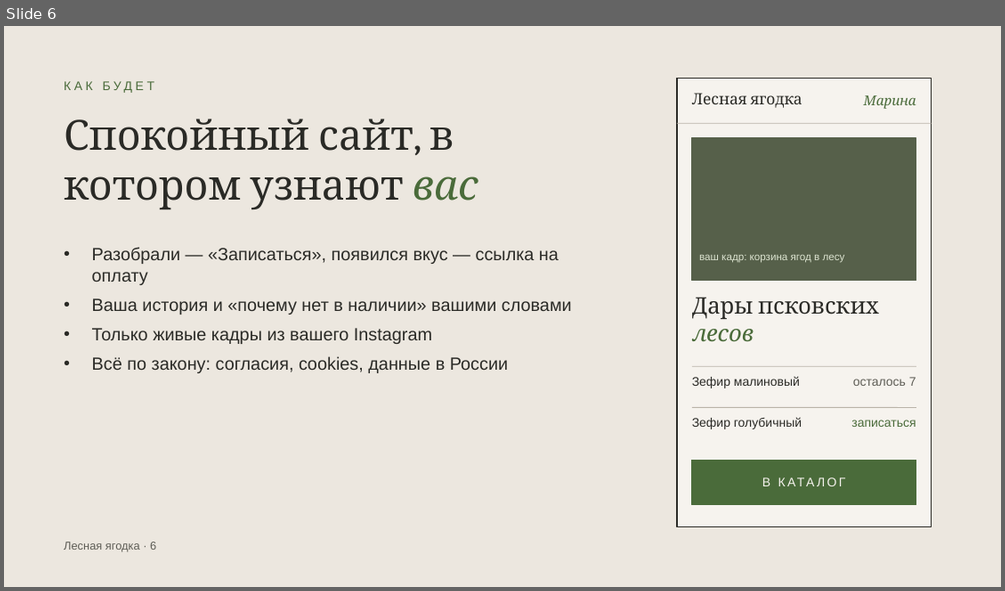
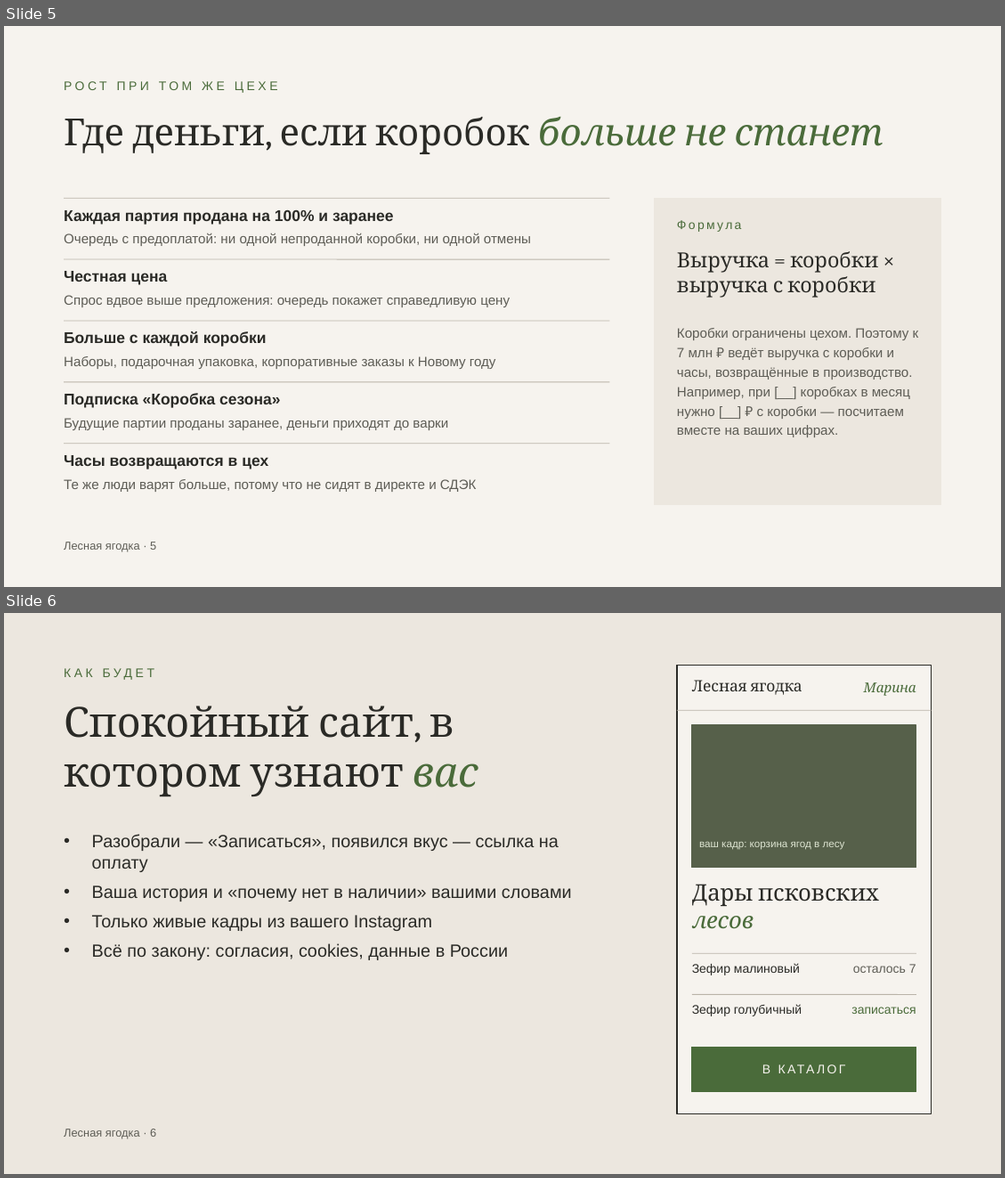
Before and after one commit to ellischment/svoya_ferma, a slide deck: docs/preview/lesnaya-yagodka-predlozhenie.pptx. Shown one above the other, each under a label of ours: slide 6 before the commit, slides 5 and 6 after it. The pictures are 1005x591 and 1005x1178 pixels, drawn with LibreOffice and Linux fonts; fonts in the diff are those of the drawing. Boxes give left, top, right and bottom in pixels: in the first picture for what was removed or moved away, otherwise in the second. Text is boxed around its words. In the diff, an @@ line names an element or a change of style, - is before the commit and + after.

```diff
--- a/docs/preview/lesnaya-yagodka-predlozhenie.pptx
+++ b/docs/preview/lesnaya-yagodka-predlozhenie.pptx
@@ slide 5 added at (x1=4, y1=26, x2=1001, y2=587), background #F6F3EE @@
@@ text added at (x1=64, y1=81, x2=278, y2=93), 12 pt, text #4A6B3A @@
+РОСТ ПРИ ТОМ ЖЕ ЦЕХЕ
@@ text added at (x1=64, y1=117, x2=883, y2=154), 36 pt, text #2A2A26 @@
+Где деньги, если коробок больше не станет
@@ line added from (64, 198) to (610, 198), #B9B3A8 0.75 pt @@
@@ text added at (x1=64, y1=210, x2=394, y2=224), 15 pt, text #2A2A26, bold @@
+Каждая партия продана на 100% и заранее
@@ rectangle added at (x1=655, y1=198, x2=941, y2=505), fill #ECE7DF, outline #ECE7DF 1 pt @@
@@ text added at (x1=64, y1=232, x2=531, y2=246), 13 pt, text #5E5D56 @@
+Очередь с предоплатой: ни одной непроданной коробки, ни одной отмены
@@ text added at (x1=677, y1=220, x2=742, y2=232), 12 pt, text #4A6B3A @@
+Формула
@@ line added from (64, 259) to (610, 259), #B9B3A8 0.75 pt @@
@@ text added at (x1=677, y1=251, x2=878, y2=297), 20 pt, text #2A2A26 @@
+Выручка = коробки × выручка с коробки
@@ text added at (x1=64, y1=271, x2=168, y2=285), 15 pt, text #2A2A26, bold @@
+Честная цена
@@ text added at (x1=64, y1=295, x2=510, y2=307), 13 pt, text #5E5D56 @@
+Спрос вдвое выше предложения: очередь покажет справедливую цену
@@ line added from (64, 321) to (610, 321), #B9B3A8 0.75 pt @@
@@ text added at (x1=64, y1=331, x2=267, y2=346), 15 pt, text #2A2A26, bold @@
+Больше с каждой коробки
@@ text added at (x1=677, y1=328, x2=919, y2=437), 13 pt, text #5E5D56 @@
+Коробки ограничены цехом. Поэтому к 7 млн ₽ ведёт выручка с коробки и часы, возвращённые в производство. Например, при [__] коробках в месяц нужно [__] ₽ с коробки — посчитаем вместе на ваших цифрах.
@@ text added at (x1=64, y1=356, x2=496, y2=369), 13 pt, text #5E5D56 @@
+Наборы, подарочная упаковка, корпоративные заказы к Новому году
@@ line added from (64, 382) to (610, 382), #B9B3A8 0.75 pt @@
@@ text added at (x1=64, y1=393, x2=280, y2=408), 15 pt, text #2A2A26, bold @@
+Подписка «Коробка сезона»
@@ text added at (x1=64, y1=418, x2=448, y2=430), 13 pt, text #5E5D56 @@
+Будущие партии проданы заранее, деньги приходят до варки
@@ line added from (64, 443) to (610, 443), #B9B3A8 0.75 pt @@
@@ text added at (x1=64, y1=455, x2=268, y2=469), 15 pt, text #2A2A26, bold @@
+Часы возвращаются в цех
@@ text added at (x1=64, y1=479, x2=477, y2=491), 13 pt, text #5E5D56 @@
+Те же люди варят больше, потому что не сидят в директе и СДЭК
@@ text added at (x1=64, y1=541, x2=156, y2=552), 11 pt, text #5E5D56 @@
+Лесная ягодка · 5
```
Also in this commit, not shown: 2 slides changed, 2 other slides added, 3 slides removed.
